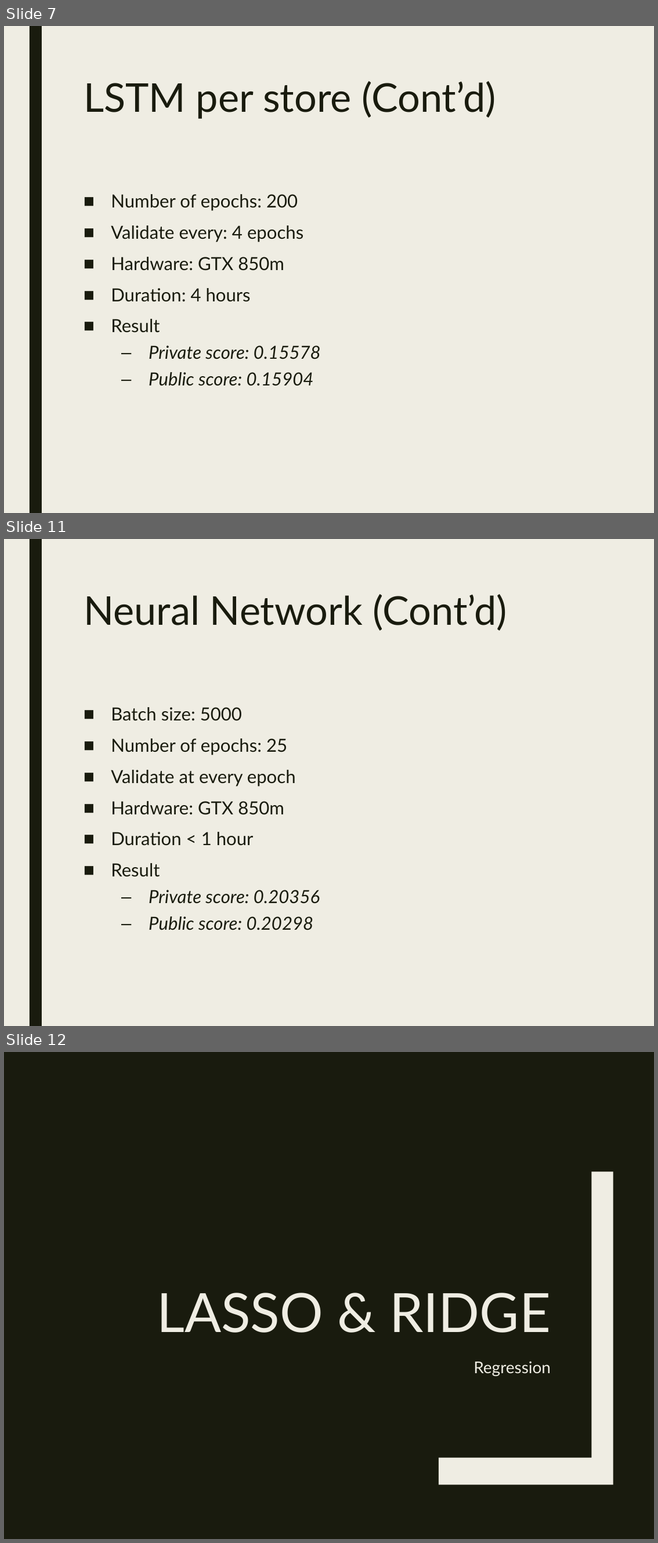
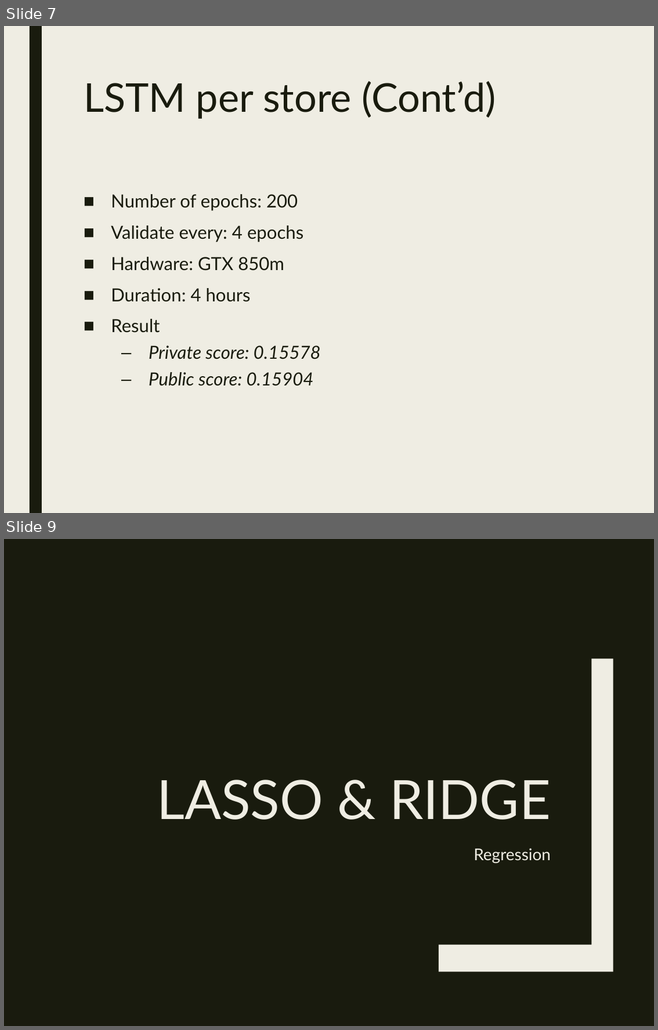
Before and after one commit to Stefan0010/CZ4041, a slide deck: slides/main.pptx. Shown one above the other, each under a label of ours: slides 7, 11 and 12 before the commit, slides 7 and 9 after it; the slides between them are not shown. The pictures are 658x1543 and 658x1030 pixels, drawn with LibreOffice and Linux fonts; fonts in the diff are those of the drawing. Boxes give left, top, right and bottom in pixels: in the first picture for what was removed or moved away, otherwise in the second. Text is boxed around its words. In the diff, an @@ line names an element or a change of style, - is before the commit and + after.

```diff
--- a/slides/main.pptx
+++ b/slides/main.pptx
@@ slide 11 removed at bbox=[4, 539, 654, 1026], background #EFEDE3; not listed: 1 template element that a slide beside it also shows @@
@@ title removed at bbox=[83, 594, 507, 631] @@
-Neural Network (Cont’d)
@@ text removed at bbox=[111, 707, 320, 931] @@
-■ Batch size: 5000
-■ Number of epochs: 25
-■ Validate at every epoch
-■ Hardware: GTX 850m
-■ Duration < 1 hour
-■ Result
-  – Private score: 0.20356
-  – Public score: 0.20298
@@ what was slide 12 is now slide 9 @@
```
Also in this commit, not shown: 2 slides changed, 1 slide added, 3 other slides removed.
